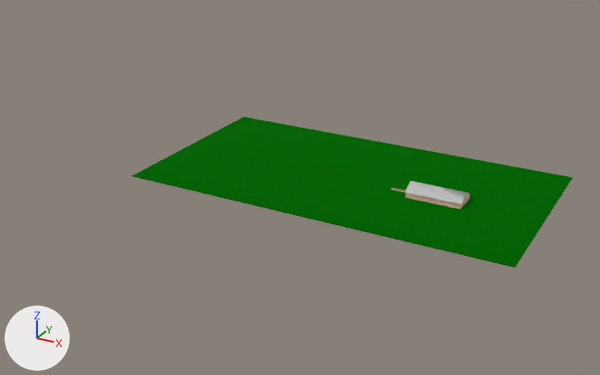
The FBX model Assets/Prefabs/Welding Workshop/WeldingWorkshop.fbx: old version first, new version second.
Both versions are drawn from a 50 mm camera at (304.0, -423.0, 202.0) aimed at (71.0, 0.0, -10.0). Lighting does not change. The marker at lower left points along +X, +Y and +Z. Where no turn or scale is listed for an object, it has been applied to the vertices. Vertices at the same position are counted once.

The first picture shows 'Glass-Clear', 'Grass - Green', 'Mtl-Sheet Corrugated', 'Paint-09', 'Pavement - Brick Moss', 'Surf-Stucco'.
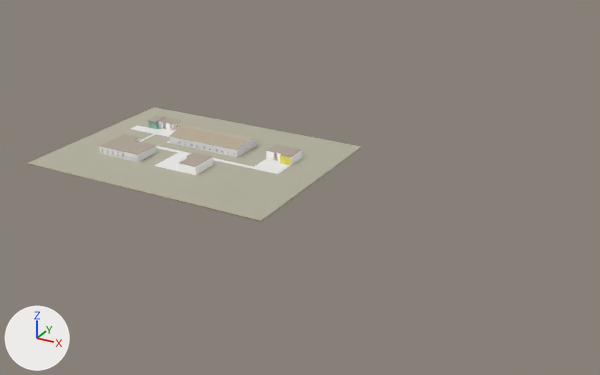
Pixel boxes (x1, y1, x2, y2) of what changed, in the pictures (600 x 375 px):
'Grass - Green', deleted
    before: (132, 117, 573, 268)
'Carpet - 03', added
    after: (29, 107, 362, 221)
'Stn-Limestone', added
    after: (100, 115, 302, 167)
'Brick - White Natural', added
    after: (131, 125, 290, 174)
'Roof Tiles - Cedar Shingle Light', added
    after: (170, 125, 257, 150)
'SKP_CoolGray4', added
    after: (99, 136, 257, 162)
'Mtl-Sheet Corrugated', deleted
    before: (405, 181, 467, 204)
'Surf-Stucco White', added
    after: (159, 121, 302, 175)
'Paint-09', deleted
    before: (406, 193, 470, 209)
'LS-Earth', added
    after: (27, 147, 361, 221)
'Glass-Clear', rescaled
    before: (415, 196, 466, 206)
    after: (101, 122, 277, 160)
'Paint-16', added
    after: (280, 155, 290, 165)
'Paint - Pale Jade', added
    after: (148, 121, 159, 129)
'Wd-Pine Horizontal', rescaled (not visible before)
    after: (113, 126, 276, 160)
'Pavement - Brick Moss', deleted
    before: (391, 188, 406, 197)
'Surf-Stucco', rescaled (not visible before)
    after: (135, 128, 277, 161)
'Tiles - White Matte 15x15', added
    after: (164, 127, 277, 160)

Diff of the bpy script that builds the scene:
```diff
--- a/Assets/Prefabs/Welding Workshop/WeldingWorkshop.fbx.py
+++ b/Assets/Prefabs/Welding Workshop/WeldingWorkshop.fbx.py
@@ me_surf_fabric @@
-me_surf_fabric.from_pydata(...)  # 736 vertices, 1551 faces; spans x 143.3..176.5, y -2.0..13.5, z 0.3..1.0
+me_surf_fabric.from_pydata(...)  # 1346 vertices, 2653 faces; spans x -3307.2..2145.8, y 449.1..2868.6, z 34.0..184.0
+# me_surf_fabric part 1: the surface is now shaded flat
 me_surf_fabric.materials.append(mat_surf_fabric)
@@ me_carpet___03 @@
+me_carpet___03.from_pydata([(-92.0, 62.0, 0.0), (-92.0, -70.0, 0.0), (85.0, -70.0, 0.0), (85.0, 62.0, 0.0)], [], [(3, 0, 2), (2, 0, 1)])
+me_carpet___03.materials.append(mat_carpet___03)  # light grey #d5d3c4
@@ me_ls_earth @@
+me_ls_earth.from_pydata([(-92.0, 62.0, 0.0), (-92.0, -70.0, 0.0), (85.0, -70.0, 0.0), (85.0, 62.0, 0.0), (-92.0, 62.0, -1.0), (-92.0, -70.0, -1.0), (85.0, -70.0, -1.0), (85.0, 62.0, -1.0)], [], [(1, 0, 4), (1, 4, 5), (2, 1, 5), (2, 5, 6), (3, 2, 6), (3, 6, 7), (0, 3, 7), (0, 7, 4)])
+me_ls_earth.materials.append(mat_ls_earth)  # beige #c8ab94
@@ me_paint_16 @@
+me_paint_16.from_pydata([(59.25, 8.54, 5.7), (52.04, 8.77, 5.7), (52.04, 8.77, 0.0), (59.25, 8.54, 0.0), (52.04, 8.54, 5.7), (52.04, 8.54, 0.0), (59.48, 8.54, 0.0), (59.25, 8.54, 5.6), (59.48, 8.54, 5.6), (52.04, 11.16, 0.0), (52.04, 11.16, 5.7)], [], [(4, 5, 3), (4, 3, 0), (4, 1, 2), (4, 2, 5), (3, 6, 8), (3, 8, 7), (9, 2, 1), (9, 1, 10)])
+me_paint_16.materials.append(mat_paint_16)  # yellow #f2ed8d
@@ ob_pavement___brick_moss @@
-ob_pavement___brick_moss = bpy.data.objects.new('Pavement - Brick Moss', me_pavement___brick_moss)
@@ ob_paint_09 @@
-ob_paint_09 = bpy.data.objects.new('Paint-09', me_paint_09)
@@ ob_wd_pine_horizontal @@
 ob_wd_pine_horizontal.location = (0.0, 0.0, 0.0)
+ob_wd_pine_horizontal.scale = (0.01, 0.01, 0.01)
@@ ob_wd_pine_vertical @@
 ob_wd_pine_vertical.location = (0.0, 0.0, 0.0)
+ob_wd_pine_vertical.scale = (0.01, 0.01, 0.01)
@@ ob_grass___green @@
-ob_grass___green = bpy.data.objects.new('Grass - Green', me_grass___green)
@@ ob_paint_01 @@
 ob_paint_01.location = (0.0, 0.0, 0.0)
+ob_paint_01.scale = (0.01, 0.01, 0.01)
@@ ob_mtl_sheet_corrugated @@
-ob_mtl_sheet_corrugated = bpy.data.objects.new('Mtl-Sheet Corrugated', me_mtl_sheet_corrugated)
@@ ob_surf_stucco @@
 ob_surf_stucco.location = (0.0, 0.0, 0.0)
+ob_surf_stucco.scale = (0.01, 0.01, 0.01)
@@ ob_glass_clear @@
 ob_glass_clear.location = (0.0, 0.0, 0.0)
+ob_glass_clear.scale = (0.01, 0.01, 0.01)
@@ ob_tiles___white_matte_15x15 @@
+ob_tiles___white_matte_15x15 = bpy.data.objects.new('Tiles - White Matte 15x15', me_tiles___white_matte_15x15)  # 24 vertices, 16 faces; spans x -65.7..59.2, y -33.7..32.9, z 0.2..0.3; in mat_tiles___white_matte_15x15 (white #f8f8f8)
+ob_tiles___white_matte_15x15.location = (0.0, 0.0, 0.0)
@@ ob_wd_pine_horizontal_004 @@
+ob_wd_pine_horizontal_004 = bpy.data.objects.new('Wd-Pine Horizontal.004', me_wd_pine_horizontal_004)  # a box spanning x -0.38..0.38, y -0.02..0.02, z -1.05..1.05; in mat_wd_pine_horizontal (beige #fae8c1)
+ob_wd_pine_horizontal_004.location = (-53.0, 25.0, 1.2)
@@ ob_carpet___03 @@
+ob_carpet___03 = bpy.data.objects.new('Carpet - 03', me_carpet___03)
+ob_carpet___03.location = (0.0, 0.0, 0.0)
@@ ob_skp_coolgray4 @@
+ob_skp_coolgray4 = bpy.data.objects.new('SKP_CoolGray4', me_skp_coolgray4)  # 425 vertices, 580 faces; spans x -62.1..21.7, y -34.0..28.9, z 0.0..7.7; in mat_skp_coolgray4 (white #f1f2f4)
+ob_skp_coolgray4.location = (0.0, 0.0, 0.0)
@@ ob_roof_tiles___cedar_shingle_light @@
+ob_roof_tiles___cedar_shingle_light = bpy.data.objects.new('Roof Tiles - Cedar Shingle Light', me_roof_tiles___cedar_shingle_light)  # 14 vertices, 20 faces; spans x -33.3..21.9, y 4.1..29.1, z 5.1..7.8; in mat_roof_tiles___cedar_shingle_light (light grey #dbd2c0)
+ob_roof_tiles___cedar_shingle_light.location = (0.0, 0.0, 0.0)
@@ ob_paint___pale_jade @@
+ob_paint___pale_jade = bpy.data.objects.new('Paint - Pale Jade', me_paint___pale_jade)  # 14 vertices, 12 faces; spans x -65.77..-58.33, y 22.3..32.68, z 0.0..6.0; in mat_paint___pale_jade (light grey #bad5cd)
+ob_paint___pale_jade.location = (0.0, 0.0, 0.0)
@@ ob_brick___white_natural @@
+ob_brick___white_natural = bpy.data.objects.new('Brick - White Natural', me_brick___white_natural)  # 56 vertices, 80 faces; spans x -75.7..59.5, y -34.0..32.9, z -0.1..0.1; in mat_brick___white_natural (white #fafafa)
+ob_brick___white_natural.location = (0.0, 0.0, 0.0)
@@ ob_surf_stucco_white @@
+ob_surf_stucco_white = bpy.data.objects.new('Surf-Stucco White', me_surf_stucco_white)  # 108 vertices, 124 faces; spans x -65.8..59.5, y -34.0..32.9, z 0.0..6.0; in mat_surf_stucco_white (white #ffffff)
+ob_surf_stucco_white.location = (0.0, 0.0, 0.0)
@@ ob_ls_earth @@
+ob_ls_earth = bpy.data.objects.new('LS-Earth', me_ls_earth)
+ob_ls_earth.location = (0.0, 0.0, 0.0)
@@ ob_paint_16 @@
+ob_paint_16 = bpy.data.objects.new('Paint-16', me_paint_16)
+ob_paint_16.location = (0.0, 0.0, 0.0)
@@ ob_stn_limestone @@
+ob_stn_limestone = bpy.data.objects.new('Stn-Limestone', me_stn_limestone)  # 52 vertices, 79 faces; spans x -65.9..59.5, y -34.0..33.0, z 5.1..6.3; in mat_stn_limestone (light grey #d6ccc0)
+ob_stn_limestone.location = (0.0, 0.0, 0.0)
```
